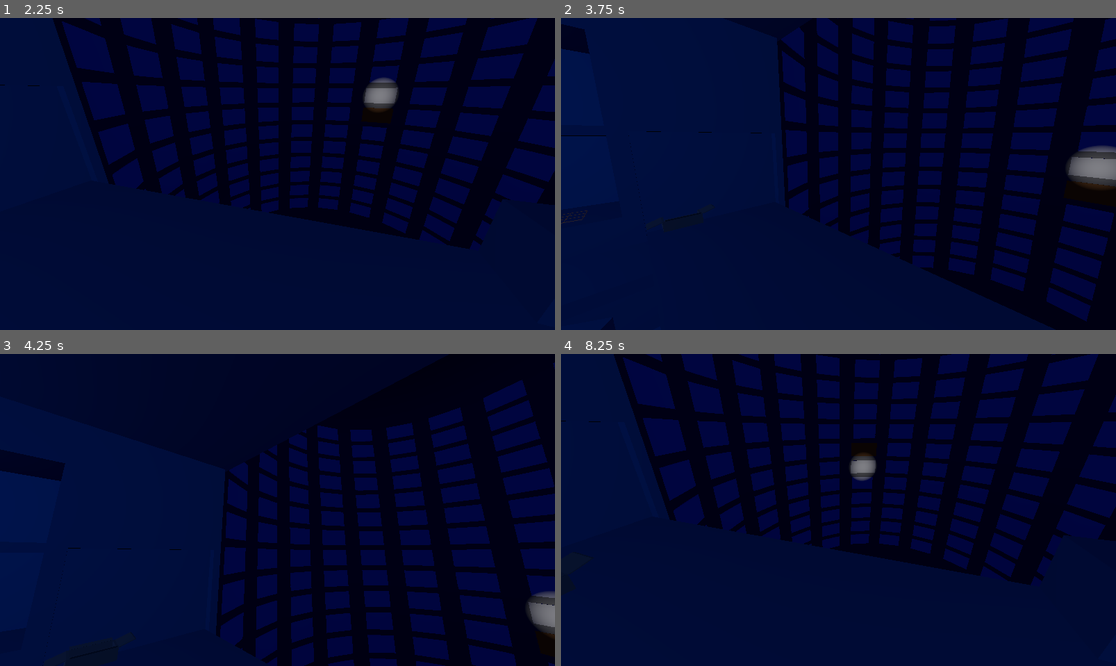
Above: before the commit, frames 1-4 (two rows, left to right).
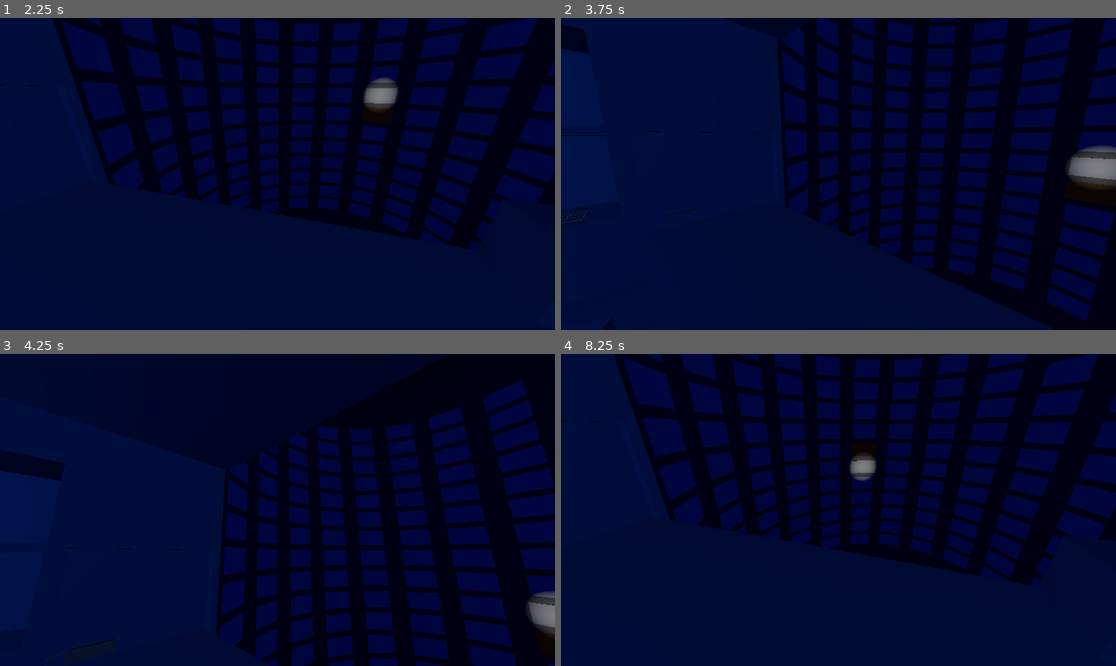
Above: after the commit, the same moments.

Repository: KristenKaiser/BadIdeas2026
Game: Godot game, scene res://Scenes/Main.tscn
The game is run twice, just before and just after one commit, with the same random seed, the same clock (stepped at 60 frames per second) and the same inputs.
Inputs (mouse positions are in pixels of both pictures, inside the frame that each line leads up to):
- Up to frame 1 (2.25 s): tap Enter at 0.5, 2 s; move the mouse to (249, 236) at 0.52 s; hold Right (ui_right) 0.53-2.03 s; click (249, 236) at 0.67 s; tap Space at 0.77, 1.07, 1.25, 1.52, 1.82 s; move the mouse to (444, 220) at 1.27 s; move the mouse to (111, 127) at 2.02 s; hold Left (ui_left) from 2.03 s (still down)
- Up to frame 2 (3.75 s): keep holding Left (ui_left); move the mouse to (866, 174) at 2.77 s; click (866, 174) at 2.92 s; tap Space at 3.02, 3.32, 3.5 s; move the mouse to (755, 96) at 3.52 s
- Up to frame 3 (4.25 s): keep holding Left (ui_left); tap Space at 3.77, 4.07 s
- Up to frame 4 (8.25 s): move the mouse to (960, 494) at 4.27 s; release Left (ui_left) at 4.28 s; hold Right (ui_right) 4.28-8.03 s; tap Space at 4.52, 4.82, 5.75, 6.02, 6.32, 6.77, 7.07, 7.52, 7.82 s; tap Enter at 5 s; move the mouse to (727, 525) at 5.02 s; click (727, 525) at 5.17 s; move the mouse to (894, 441) at 5.77 s; move the mouse to (810, 572) at 6.52 s; move the mouse to (1005, 556) at 7.27 s; click (1005, 556) at 7.42 s; move the mouse to (672, 463) at 8.02 s; hold Left (ui_left) from 8.03 s (still down)

Frame 1 is identical in both runs. In frame 2, less than 0.1% of the frame differs, in the area x 18-26%, y 61-66%; in frame 3, less than 0.1%; in frame 4, less than 0.1%.

Commit message:
camera bug fixed when box is freed camera manager still had references

Diff:
--- a/bad-ideas-game-jam-2026/Scripts/Base_camera.gd
+++ b/bad-ideas-game-jam-2026/Scripts/Base_camera.gd
@@ -8,7 +8,8 @@
 	child_ready()
 
 func _exit_tree() -> void:
-	Global.camera_manager.cameras.erase(self)
+	Global.camera_manager.remove_camera(self)
+
 
 func child_ready():
 	pass
--- a/bad-ideas-game-jam-2026/Scripts/Global.gd
+++ b/bad-ideas-game-jam-2026/Scripts/Global.gd
@@ -1,6 +1,6 @@
 extends Node
 
-@export var conveyer_speed: float =.15
+@export var conveyer_speed: float =.1
 var conveyer_speed_increase: float =.05
 var slow_conveyer_speed: float =.1
 var fast_conveyer_speed: float = 1
@@ -14,6 +14,7 @@
 var penopticon : Penopticon
 var main_scene : MainScene
 var order_tube : OrderTube
+var main_camera : Camera3D
 
 const MERCH_MANAGER = preload("uid://cpxhjnah05wv6")
 var merch_manager : MerchManager
--- a/bad-ideas-game-jam-2026/Scripts/Managers/camera_manager.gd
+++ b/bad-ideas-game-jam-2026/Scripts/Managers/camera_manager.gd
@@ -99,3 +99,12 @@
 	if event is InputEventKey:
 		if OS.get_keycode_string(event.keycode) == "L" and event.pressed:
 			is_screen_locked = !is_screen_locked
+
+func remove_camera(camera : Camera3D):
+	while cameras.has(camera):
+		cameras.erase(camera)
+	if current == camera:
+		current = Global.main_camera
+		change_camera(Global.main_camera)
+	while prev_cameras.has(camera):
+		prev_cameras.erase(camera)
--- a/bad-ideas-game-jam-2026/Scripts/box.gd
+++ b/bad-ideas-game-jam-2026/Scripts/box.gd
@@ -278,6 +278,8 @@
 	ghost.object_mesh.material_override = new_material
 
 func camera_changed() -> void:
+	if is_queued_for_deletion():
+		return
 	if camera == Global.camera_manager.current:
 		is_zoomed_in = true
 		if box.get_is_box_closed():
--- a/bad-ideas-game-jam-2026/Scripts/main_camera.gd
+++ b/bad-ideas-game-jam-2026/Scripts/main_camera.gd
@@ -19,6 +19,7 @@
 var right_rotation = Vector3(-15, -101.5, 0)
 
 func child_ready() -> void:
+	Global.main_camera = self
 	move_camera(Direction.CENTER)
 
 func _process(delta: float) -> void:
Not shown, added: bad-ideas-game-jam-2026/Scenes/Box.tscn7448139068.tmp
Not shown, added: bad-ideas-game-jam-2026/Scenes/Box.tscn7458023040.tmp
